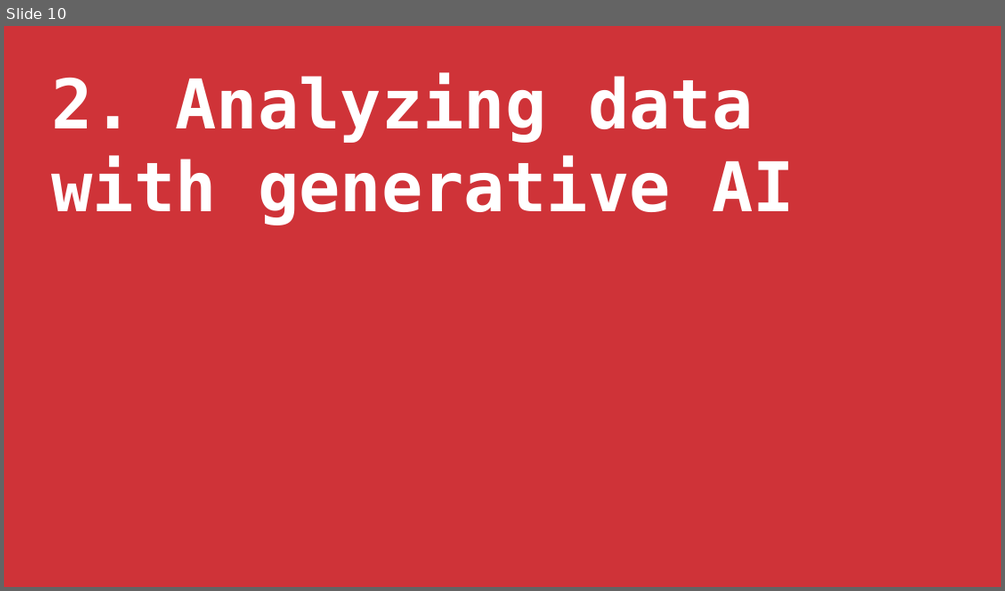
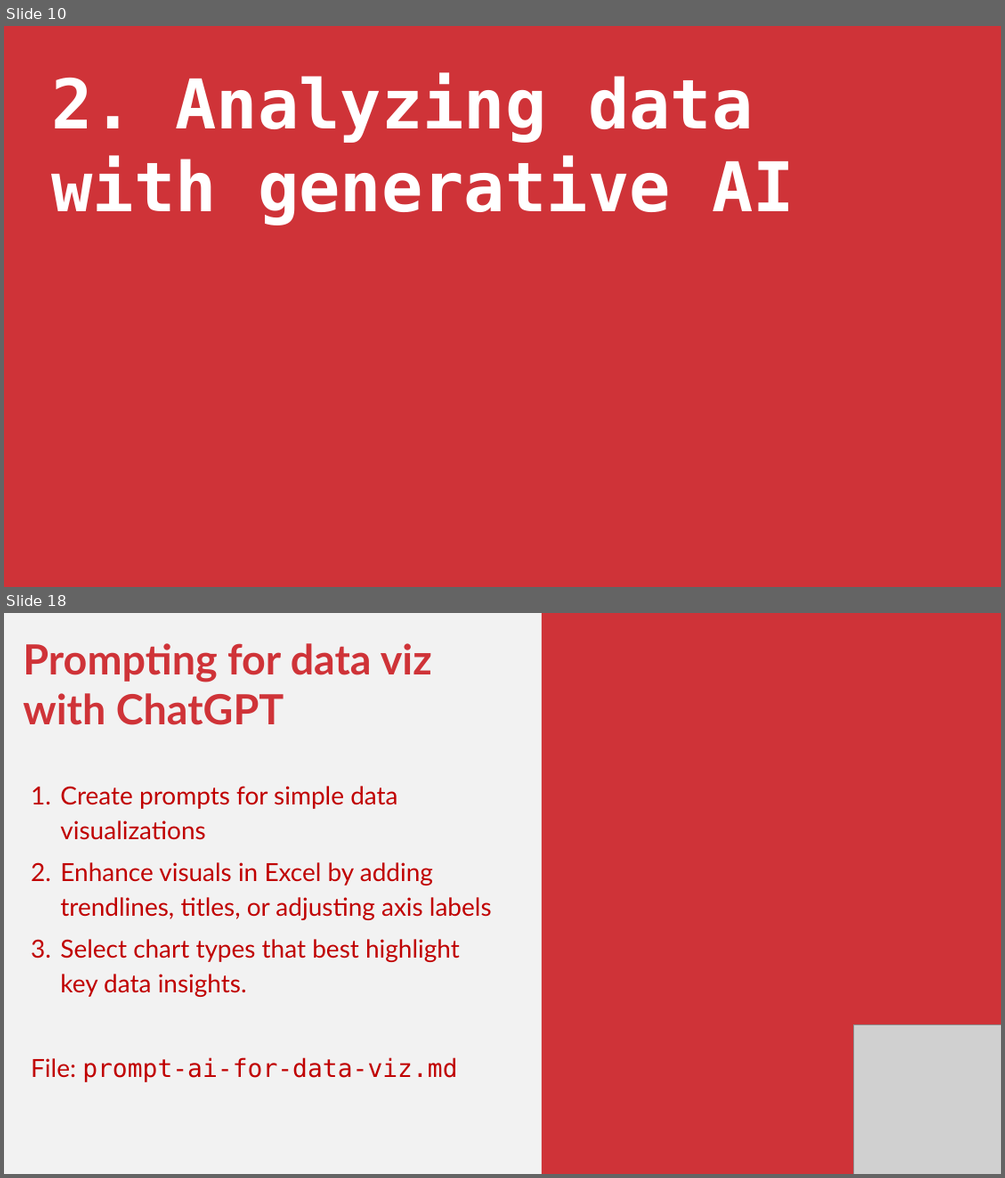
Before and after one commit to stringfestdata/enhancing-excel-free-generative-ai-tools, a slide deck: enhancing-excel-free-generative-ai.pptx. Shown one above the other, each under a label of ours: slide 10 before the commit, slides 10 and 18 after it; the slides between them are not shown. The pictures are 1005x591 and 1005x1178 pixels, drawn with LibreOffice and Linux fonts; fonts in the diff are those of the drawing; grey boxes stand for pictures. Boxes give left, top, right and bottom in pixels: in the first picture for what was removed or moved away, otherwise in the second. Text is boxed around its words. In the diff, an @@ line names an element or a change of style, - is before the commit and + after.

```diff
--- a/enhancing-excel-free-generative-ai.pptx
+++ b/enhancing-excel-free-generative-ai.pptx
@@ slide 18 added at <box>4,613,1001,1174</box>, background #F2F2F2 @@
@@ rectangle added at <box>542,613,1001,1174</box>, fill #CF3338 @@
@@ text added at <box>23,643,492,1082</box>, 36 pt, text #C00000 @@
+Prompting for data viz with ChatGPT
+1. Create prompts for simple data visualizations
+2. Enhance visuals in Excel by adding trendlines, titles, or adjusting axis labels
+3. Select chart types that best highlight key data insights.
+File: prompt-ai-for-data-viz.md
@@ picture added at <box>853,1024,1001,1174</box> @@
```
Also in this commit, not shown: 3 slides changed, 9 other slides added, 2 slides removed, 1 other file.
